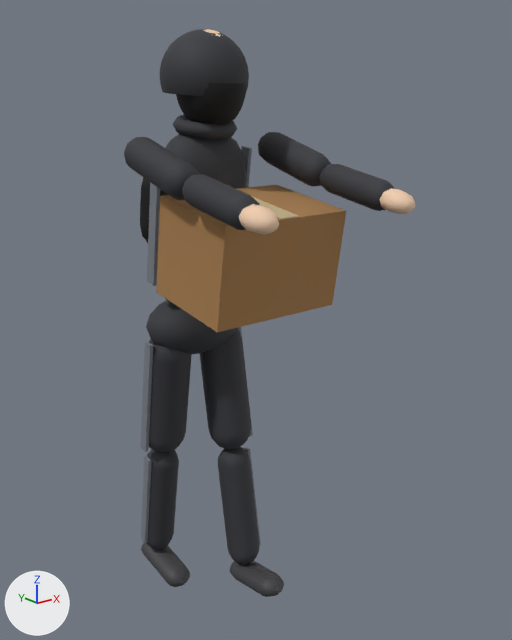
A saved change to the glTF model city-hold/public/models/placeholder/char_looter_05_hoodie_backpack_walking.glb.
Both versions are drawn from a 50 mm camera at (-1.213, -1.835, 1.586) aimed at (0.073, -0.227, 0.943). Lighting does not change. The marker at lower left points along +X, +Y and +Z. The older version comes first. Both versions are drawn at frame 32 of the action 'held'; the numbers are the values there.
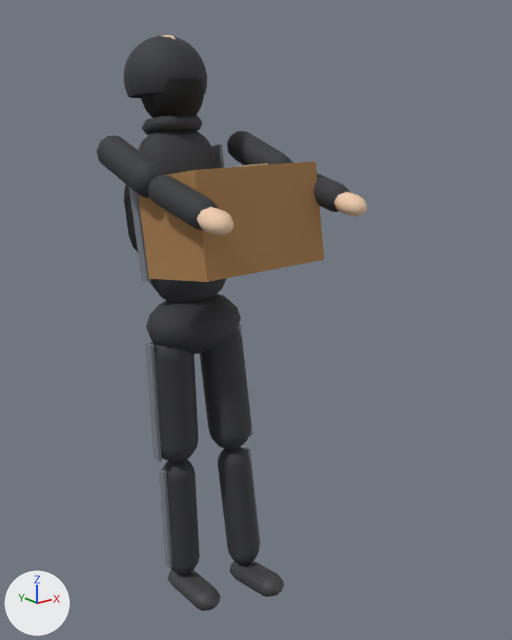
Not drawn themselves, but carrying or shaping drawn objects: ob_legl, ob_torso, ob_head, ob_arml, ob_armr.

What differs and where, as boxes (x1, y1, x2, y2) in the pictures (512 x 640 px):
```json
{"object": "Mesh_15", "change": "turned", "before": [156, 185, 346, 332], "after": [138, 161, 324, 282]}
{"object": "Mesh_10", "change": "turned", "before": [160, 29, 249, 96], "after": [123, 35, 207, 98]}
{"object": "Mesh_5", "change": "turned", "before": [160, 134, 247, 303], "after": [138, 129, 227, 303]}
{"object": "Mesh_2", "change": "turned", "before": [146, 449, 179, 549], "after": [162, 459, 200, 574]}
{"object": "Mesh_1", "change": "turned", "before": [149, 339, 192, 452], "after": [150, 342, 198, 463]}
{"object": "Mesh_12", "change": "turned", "before": [124, 137, 199, 200], "after": [97, 136, 165, 198]}
{"object": "Mesh_13", "change": "turned", "before": [182, 174, 259, 230], "after": [148, 175, 218, 230]}
{"object": "Mesh_11", "change": "turned", "before": [176, 83, 246, 125], "after": [140, 78, 204, 118]}
{"object": "Mesh_12.001", "change": "turned", "before": [258, 132, 331, 187], "after": [227, 131, 293, 165]}
{"object": "Mesh_13.001", "change": "turned", "before": [320, 164, 395, 211], "after": [314, 173, 350, 212]}
{"object": "Mesh_3", "change": "turned", "before": [141, 543, 190, 587], "after": [168, 570, 220, 611]}
{"object": "Mesh_4.004", "change": "turned", "before": [147, 182, 160, 286], "after": [129, 187, 151, 282]}
{"object": "Mesh_14", "change": "turned", "before": [239, 204, 279, 235], "after": [197, 207, 234, 236]}
{"object": "Mesh_4.001", "change": "turned", "before": [140, 341, 153, 452], "after": [145, 343, 162, 462]}
{"object": "Mesh_8", "change": "turned", "before": [173, 115, 237, 139], "after": [142, 115, 203, 135]}
{"object": "Mesh_4", "change": "turned", "before": [141, 457, 152, 543], "after": [159, 470, 173, 568]}
{"object": "Mesh_14.001", "change": "turned", "before": [379, 188, 415, 215], "after": [334, 192, 367, 217]}
{"object": "Mesh_6", "change": "turned", "before": [140, 177, 150, 243], "after": [124, 185, 138, 252]}
{"object": "Mesh_4.005", "change": "turned", "before": [241, 146, 252, 187], "after": [212, 144, 224, 168]}
{"object": "Mesh_16", "change": "turned", "before": [251, 196, 299, 220], "after": [238, 163, 268, 167]}
{"object": "Mesh_9", "change": "turned", "before": [203, 29, 223, 37], "after": [162, 35, 176, 39], "on screen": "mostly hidden"}
```

Scene script edits in JSON lines:
```json
{"op": "set", "path": "ob_legl.rotation_euler", "old": "(0.165, 0.0, 0.0)", "new": "(-0.0409, 0.0, 0.0)", "note": "degrees (9.5, 0, 0) -> degrees (-2.3, 0, 0)"}
{"op": "set", "path": "ob_torso.rotation_euler", "old": "(0.15, 0.0, 0.0)", "new": "(-0.165, 0.0, 0.0)", "note": "degrees (8.6, 0, 0) -> degrees (-9.5, 0, 0)"}
{"op": "set", "path": "ob_head.rotation_euler", "old": "(-0.075, 0.0, 0.0)", "new": "(0.0825, 0.0, 0.0)", "note": "degrees (-4.3, 0, 0) -> degrees (4.7, 0, 0)"}
{"op": "set", "path": "ob_arml.rotation_euler", "old": "(-1.45, 0.0, 0.0)", "new": "(-1.09, 0.0, 0.0)", "note": "degrees (-83, 0, 0) -> degrees (-62, 0, 0)"}
{"op": "set", "path": "ob_armr.rotation_euler", "old": "(-1.45, 0.0, 0.0)", "new": "(-1.09, 0.0, 0.0)", "note": "degrees (-83, 0, 0) -> degrees (-62, 0, 0)"}
```
